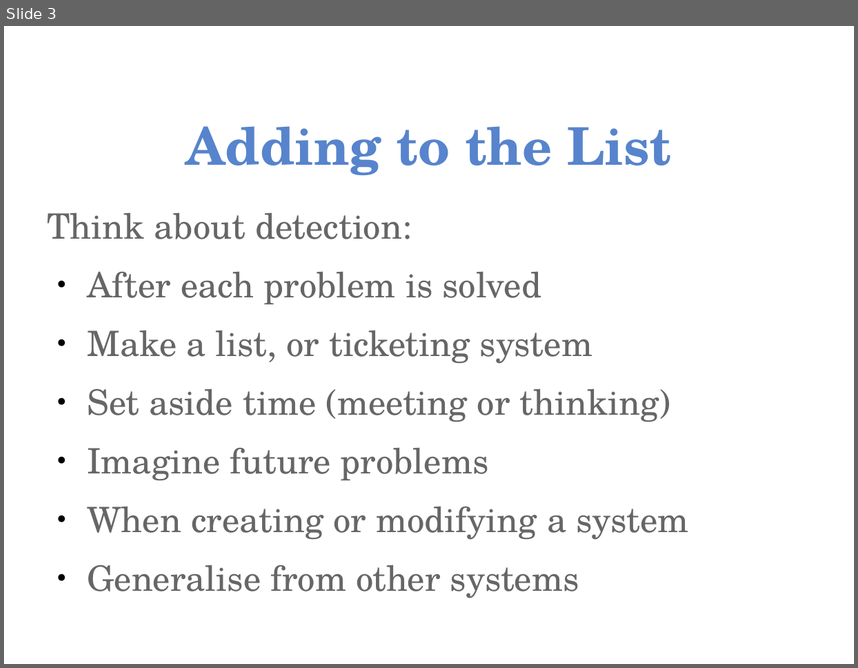
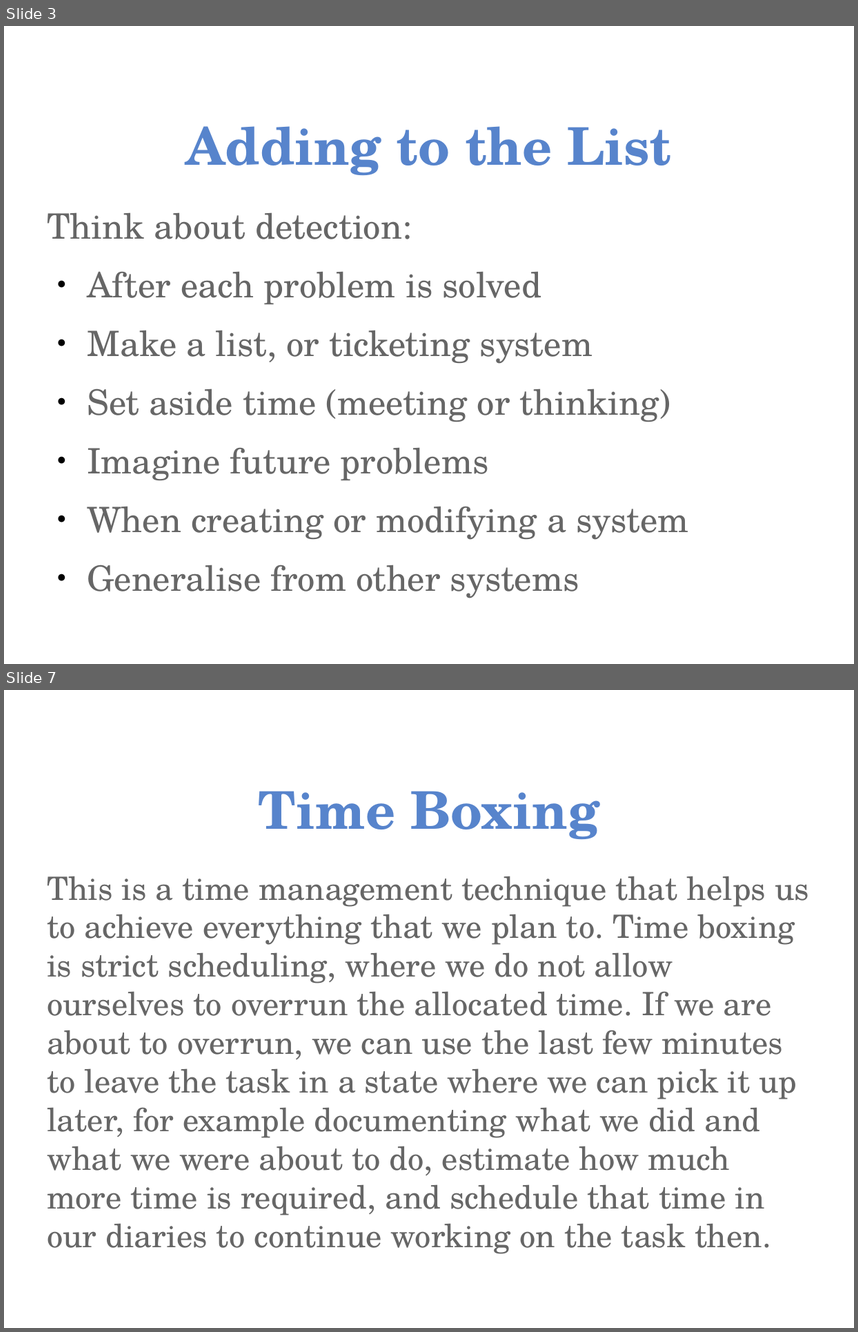
Before and after one commit to aptivate/inaspmaterials, a slide deck: generated/Network_Management/Unit_4_Network_Management/Unit_4_Presentation_Part_05_Early_Detection.rst.odp. Shown one above the other, each under a label of ours: slide 3 before the commit, slides 3 and 7 after it; the slides between them are not shown. The pictures are 858x668 and 858x1332 pixels, drawn with LibreOffice and Linux fonts; fonts in the diff are those of the drawing; background and template pictures are left out. Boxes give left, top, right and bottom in pixels: in the first picture for what was removed or moved away, otherwise in the second. Text is boxed around its words. In the diff, an @@ line names an element or a change of style, - is before the commit and + after.

```diff
--- a/generated/Network_Management/Unit_4_Network_Management/Unit_4_Presentation_Part_05_Early_Detection.rst.odp
+++ b/generated/Network_Management/Unit_4_Network_Management/Unit_4_Presentation_Part_05_Early_Detection.rst.odp
@@ slide 7 added at [4, 690, 854, 1328], background picture (left out) @@
@@ title added at [258, 791, 599, 839], 44 pt, text #5784CC, bold @@
+Time Boxing
@@ text added at [47, 876, 809, 1254], 27.2 pt, text #666666 @@
+This is a time management technique that helps us to achieve everything that we plan to. Time boxing is strict scheduling, where we do not allow ourselves to overrun the allocated time. If we are about to overrun, we can use the last few minutes to leave the task in a state where we can pick it up later, for example documenting what we did and what we were about to do, estimate how much more time is required, and schedule that time in our diaries to continue working on the task then.
```
Also in this commit, not shown: 6 other slides added, 35 other files.
